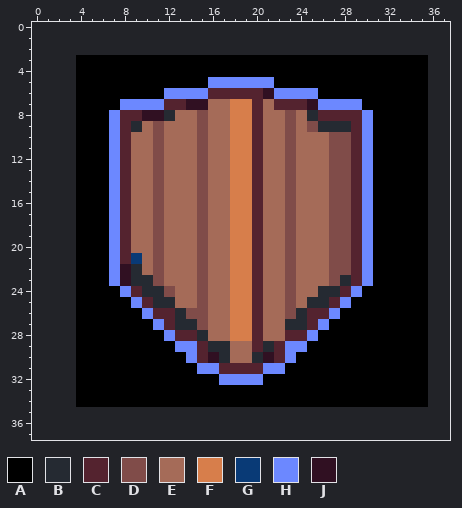
Edited in one commit: pixel-art file (packages/game-client/src/assets/skills{m}/bulwark.aseprite). Above: the version before the commit.
32x32 pixels, 1 frame. The old version is drawn lined up with the new one, on the new canvas.
Visible layers, top first: "Layer 1", "Layer 3".
Palette (. is transparent): A #000000  B #252a32  C #54232f  D #804c49  E #a56b58  F #d77e4b  G #093a76  H #6c88ff  J #301022
Pixels before, first column x 4:
 3 AAAAAAAAAAAAAAAAAAAAAAAAAAAAAAAA
 4 AAAAAAAAAAAAAAAAAAAAAAAAAAAAAAAA
 5 AAAAAAAAAAAAHHHHHHAAAAAAAAAAAAAA
 6 AAAAAAAAHHHHCCCCCJHHHHAAAAAAAAAA
 7 AAAAHHHHCCJJEEFFCECCCJHHHHAAAAAA
 8 AAAHCCJJBEEDEEFFCEEDEBCCCCHAAAAA
 9 AAAHCBEDEEEDEEFFCEEDEDBBBCHAAAAA
10 AAAHCEEDEEEDEEFFCEEDEEEDDCHAAAAA
11 AAAHCEEDEEEDEEFFCEEDEEEDDCHAAAAA
12 AAAHCEEDEEEDEEFFCEEDEEEDDCHAAAAA
13 AAAHCEEDEEEDEEFFCEEDEEEDDCHAAAAA
14 AAAHCEEDEEEDEEFFCEEDEEEDDCHAAAAA
15 AAAHCEEDEEEDEEFFCEEDEEEDDCHAAAAA
16 AAAHCEEDEEEDEEFFCEEDEEEDDCHAAAAA
17 AAAHCEEDEEEDEEFFCEEDEEEDDCHAAAAA
18 AAAHCEEDEEEDEEFFCEEDEEEDDCHAAAAA
19 AAAHCEEDEEEDEEFFCEEDEEEDDCHAAAAA
20 AAAHCEEDEEEDEEFFCEEDEEEDDCHAAAAA
21 AAAHCGEDEEEDEEFFCEEDEEEDDCHAAAAA
22 AAAHJBEDEEEDEEFFCEEDEEEDDCHAAAAA
23 AAAHJBBDEEEDEEFFCEEDEEEDBCHAAAAA
24 AAAAHCBBDEEDEEFFCEEDEEBBCHAAAAAA
25 AAAAAHCBBEEDEEFFCEEDEBBCHAAAAAAA
26 AAAAAAHCCBDDEEFFCEEDBCCHAAAAAAAA
27 AAAAAAAHCBBDEEFFCEEBBCHAAAAAAAAA
28 AAAAAAAAHCCBEEFFCEECCHAAAAAAAAAA
29 AAAAAAAAAHHCBBEECBCHHAAAAAAAAAAA
30 AAAAAAAAAAHCJBEEBJCHAAAAAAAAAAAA
31 AAAAAAAAAAAHHCCCCHHAAAAAAAAAAAAA
32 AAAAAAAAAAAAAHHHHAAAAAAAAAAAAAAA
33 AAAAAAAAAAAAAAAAAAAAAAAAAAAAAAAA
34 AAAAAAAAAAAAAAAAAAAAAAAAAAAAAAAA
The result:
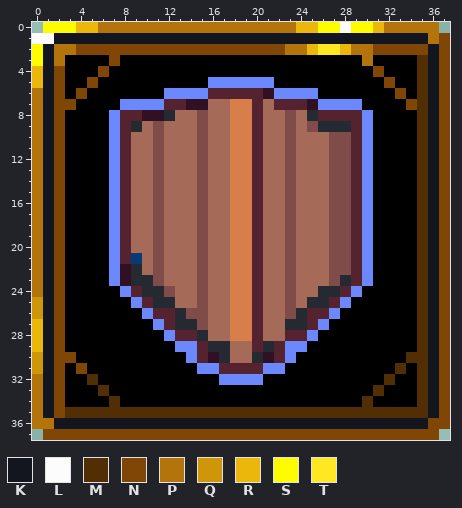
Colours new in this view: K #14161f  L #fcfcfc  M #522e04  N #7f4605  P #b2740b  Q #cf960a  R #ebb70a  S #fffc00  T #ffe822
From old to new:
canvas 32x32 -> 38x38, the old top-left corner now at 4,3
y 0: x 1..36 .................................... -> SSSRRPPPPPPPPPPPPPPPPPPRRSSLSSRPPPPP
y 1: x 0..37 ...................................... -> LLKKKKKKKKKKKKKKKKKKKKKKKKKKKKKKKKKKPN
y 2: x 0..37 ...................................... -> SKPPNNNNNNNNNNNNNNNNNNNPPRTTRPPNNNNNKN
y 3: x 0..3 .... -> SKPA; x 7 A -> N; x 30 A -> P; x 35..37 A.. -> MKN
y 4: x 0..3 .... -> RKNA; x 6 A -> N; x 31 A -> N; x 35..37 A.. -> MKN
y 5: x 0..3 .... -> RKNA; x 5 A -> N; x 32 A -> N; x 35..37 A.. -> MKN
y 6: x 0..4 ....A -> PKNAN; x 33 A -> N; x 35..37 A.. -> MKN
y 7: x 0..3 .... -> PKNN; x 34..37 AA.. -> NMKN
y 8..24: x 0..3 .... -> PKNA; x 35..37 A.. -> MKN
y 25..26: x 0..3 .... -> QKNA; x 35..37 A.. -> MKN
y 27..29: x 0..3 .... -> RKNA; x 35..37 A.. -> MKN
y 30: x 0..3 .... -> QKNN; x 34..37 AA.. -> MMKN
y 31: x 0..4 ....A -> QKNAN; x 33 A -> M; x 35..37 A.. -> MKN
y 32: x 0..3 .... -> PKNA; x 5 A -> M; x 32 A -> M; x 35..37 A.. -> MKN
y 33: x 0..3 .... -> PKNA; x 6 A -> M; x 31 A -> M; x 35..37 A.. -> MKN
y 34: x 0..3 .... -> PKNA; x 7 A -> M; x 30 A -> M; x 35..37 A.. -> MKN
y 35: x 0..37 ...................................... -> PKNMMMMMMMMMMMMMMMMMMMMMMMMMMMMMMMMMKN
y 36: x 0..37 ...................................... -> PPKKKKKKKKKKKKKKKKKKKKKKKKKKKKKKKKKKNN
y 37: x 1..36 .................................... -> NNNNNNNNNNNNNNNNNNNNNNNNNNNNNNNNNNNN
